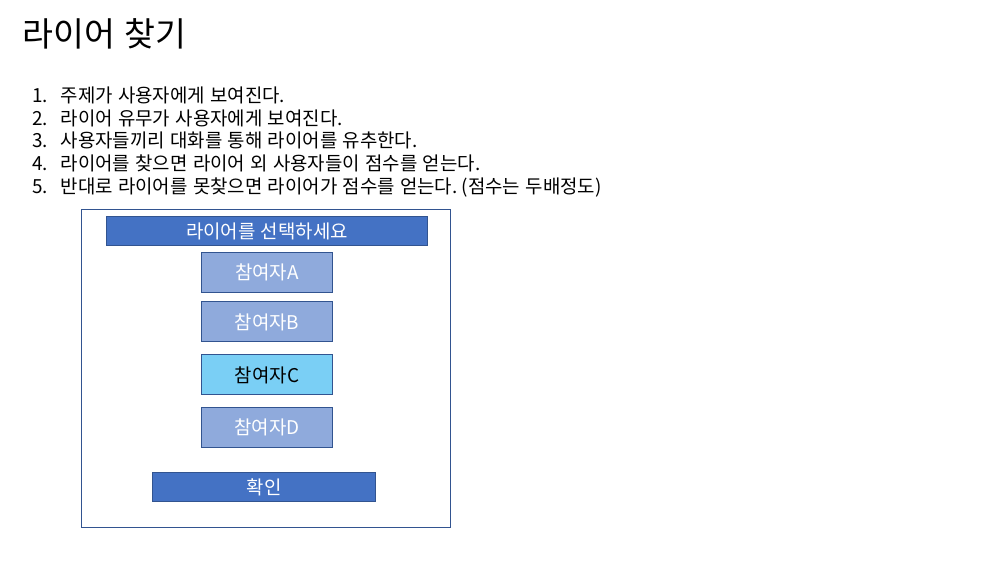
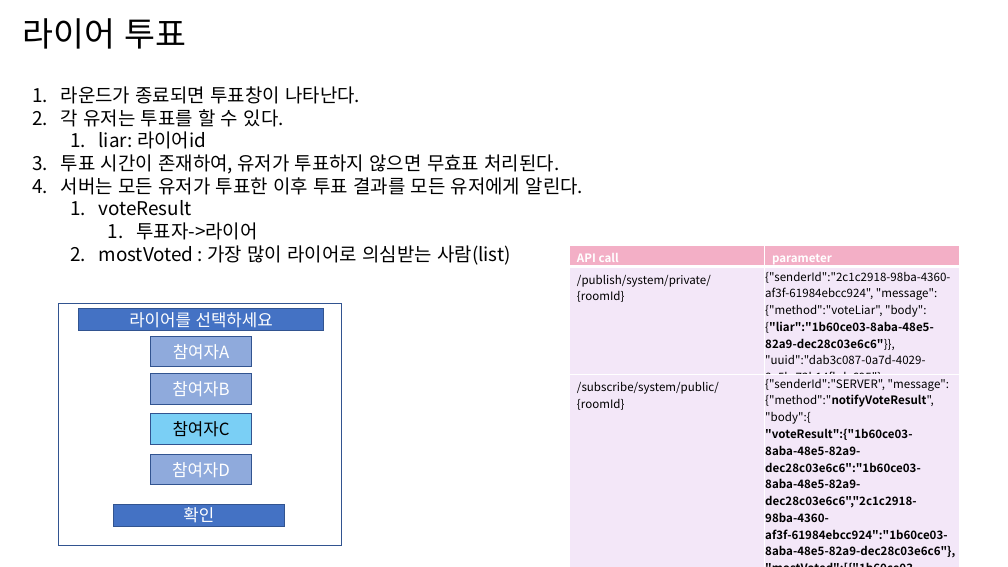
Before and after one commit to LiarGameDevelop/LiarGameServer, a slide deck: slide 11 of doc/document.pptx (slide 7 before the commit). Drawn at 1008x567 pixels with LibreOffice and Linux fonts; fonts in the diff are those of the drawing. Boxes give left, top, right and bottom in pixels: in the first picture for what was removed or moved away, otherwise in the second. Text is boxed around its words. In the diff, an @@ line names an element or a change of style, - is before the commit and + after.

```diff
--- a/doc/document.pptx
+++ b/doc/document.pptx
@@ title at (x1=23, y1=18, x2=187, y2=49): text changed @@
-라이어 찾기
+라이어 투표
@@ text removed at (x1=61, y1=86, x2=602, y2=197) @@
-1. 주제가 사용자에게 보여진다.
-2. 라이어 유무가 사용자에게 보여진다.
-3. 사용자들끼리 대화를 통해 라이어를 유추한다.
-4. 라이어를 찾으면 라이어 외 사용자들이 점수를 얻는다.
-5. 반대로 라이어를 못찾으면 라이어가 점수를 얻는다. (점수는 두배정도)
@@ text added at (x1=61, y1=86, x2=583, y2=265), 18 pt, text #000000 @@
+1. 라운드가 종료되면 투표창이 나타난다.
+2. 각 유저는 투표를 할 수 있다.
+  1. liar: 라이어id
+3. 투표 시간이 존재하여, 유저가 투표하지 않으면 무효표 처리된다.
+4. 서버는 모든 유저가 투표한 이후 투표 결과를 모든 유저에게 알린다.
+  1. voteResult
+    1. 투표자->라이어
+  2. mostVoted : 가장 많이 라이어로 의심받는 사람(list)
@@ table added at (x1=569, y1=246, x2=960, y2=562), 3 rows, 2 columns @@
+API call | parameter
+/publish/system/private/{roomId} | {"senderId":"2c1c2918-98ba-4360-af3f-61984ebcc924", "message":{"method":"voteLiar", "body":{"liar":"1b60ce03-8aba-48e5-82a9-dec28c03e6c6"}}, "uuid":"dab3c087-0a7d-4029-8e5b-72b14fbdc695"}
+/subscribe/system/public/{roomId} | {"senderId":"SERVER", "message":{"method":"notifyVoteResult", "body":{ "voteResult":{"1b60ce03-8aba-48e5-82a9-dec28c03e6c6":"1b60ce03-8aba-48e5-82a9-dec28c03e6c6","2c1c2918-98ba-4360-af3f-61984ebcc924":"1b60ce03-8aba-48e5-82a9-dec28c03e6c6"}, "mostVoted":[{"1b60ce03-8aba-48e5-82a9-dec28c03e6c6":2}]}}, "uuid":'02c2fccd-f151-462f-b41b-b233da62cd22'}
@@ rectangle resized from (x1=82, y1=209, x2=450, y2=527) to (x1=59, y1=303, x2=342, y2=545) @@
@@ size 18 to 16 pt in 6 elements at (x1=113, y1=504, x2=284, y2=526), (x1=150, y1=454, x2=252, y2=485), (x1=150, y1=414, x2=252, y2=445), (x1=150, y1=374, x2=252, y2=404), (x1=150, y1=337, x2=252, y2=367), (x1=78, y1=309, x2=324, y2=330) @@
@@ rectangle "라이어를 선택하세요" resized from (x1=107, y1=216, x2=427, y2=245) to (x1=78, y1=309, x2=324, y2=330) @@
@@ rectangle "참여자A" resized from (x1=201, y1=253, x2=333, y2=293) to (x1=150, y1=337, x2=252, y2=367) @@
@@ rectangle "참여자B" resized from (x1=201, y1=302, x2=333, y2=342) to (x1=150, y1=374, x2=252, y2=404) @@
@@ rectangle "참여자C" resized from (x1=201, y1=355, x2=333, y2=395) to (x1=150, y1=414, x2=252, y2=445) @@
@@ rectangle "참여자D" resized from (x1=201, y1=408, x2=333, y2=448) to (x1=150, y1=454, x2=252, y2=485) @@
@@ rectangle "확인" resized from (x1=153, y1=473, x2=375, y2=501) to (x1=113, y1=504, x2=284, y2=526) @@
```
Also in this commit, not shown: 4 other slides changed, 8 slides added, 2 slides removed, 13 other files.
